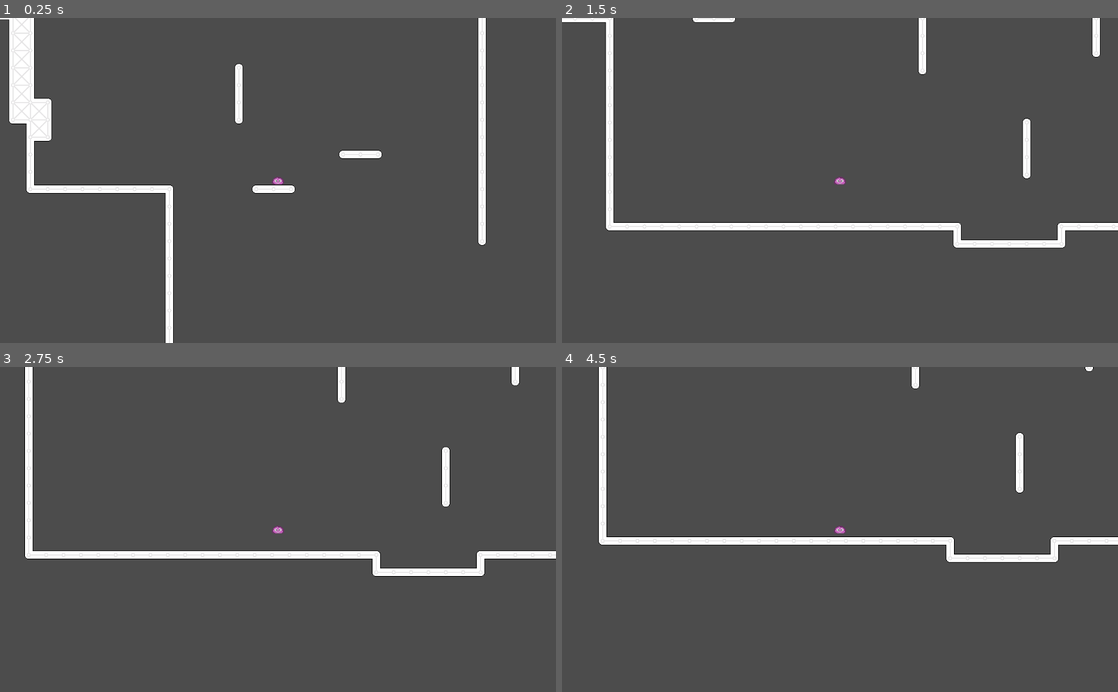
Above: before the commit, frames 1-4 (two rows, left to right).
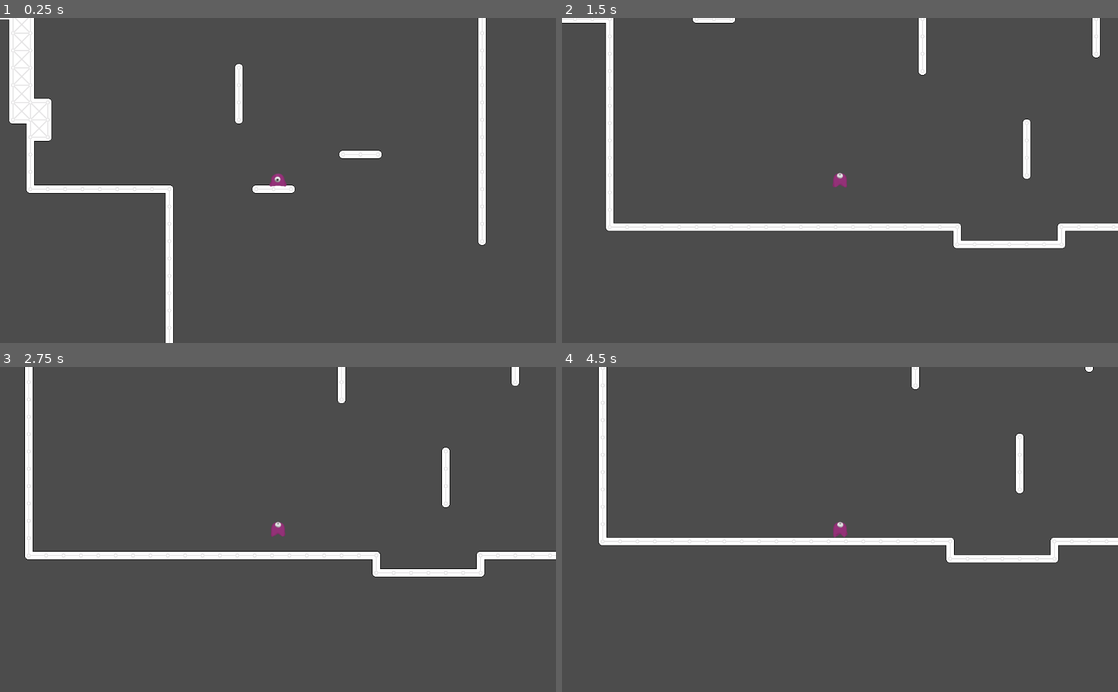
Above: after the commit, the same moments.

Repository: vinpogo/gd_Blob
Game: Godot game, scene res://World.tscn
Same seed, same stepped clock (60 frames per second), same inputs: the game is played once before the commit and once after it.
Inputs (mouse positions are in pixels of both pictures, inside the frame that each line leads up to):
- Up to frame 1 (0.25 s): no input
- Up to frame 2 (1.5 s): tap Enter (ui_accept) at 0.5 s; move the mouse to (962, 164) at 0.52 s; press the mouse at (962, 164) at 0.53 s; move the mouse to (728, 196) at 1.27 s; release the mouse at (728, 196) at 1.28 s; click (728, 196) at 1.35 s
- Up to frame 3 (2.75 s): click (166, 545) at 1.52 s; click (166, 545) at 1.82 s; move the mouse to (333, 458) at 2.02 s; press the mouse at (333, 458) at 2.03 s
- Up to frame 4 (4.5 s): move the mouse to (812, 594) at 2.77 s; release the mouse at (812, 594) at 2.78 s; click (812, 594) at 2.85 s; click (812, 594) at 3.02 s; click (812, 594) at 3.32 s; tap Enter (ui_accept) at 3.5, 4.25 s; move the mouse to (1006, 578) at 3.52 s; press the mouse at (1006, 578) at 3.53 s; move the mouse to (673, 480) at 4.27 s; release the mouse at (673, 480) at 4.28 s; click (673, 480) at 4.35 s

The runs differ from the first frame. In frame 1, less than 0.1% of the frame differs, in the area x 48-52%, y 47-52%; in frame 2, 1.1%, in the area x 0-100%, y 0-71%; in frame 3, 0.9%; in frame 4, 1.1%.

Commit message:
added jump and idle animations

Diff:
--- a/objects/player/Player.gd
+++ b/objects/player/Player.gd
@@ -32,6 +32,7 @@
 
 func jumpHandler():
 	if is_touching() && jump_count == 0:
+		$AnimatedSprite.play("jump")
 		jump_direction = get_global_mouse_position() - position
 		jump(jump_direction)
 	if!is_touching() && jump_count <= MAX_JUMPS:
@@ -57,6 +58,7 @@
 		oldCollide = newCollide
 
 func land():
+	$AnimatedSprite.play("idle")
 	onFloor = true
 	jump_count = 0
 	velocity = Vector2(0,0)
--- a/objects/player/Player.tscn
+++ b/objects/player/Player.tscn
@@ -1,20 +1,90 @@
-[gd_scene load_steps=4 format=2]
+[gd_scene load_steps=51 format=2]
 
 [ext_resource path="res://objects/player/Player.gd" type="Script" id=1]
-[ext_resource path="res://objects/player/blob.png" type="Texture" id=2]
+[ext_resource path="res://objects/player/idle/0001.png" type="Texture" id=2]
+[ext_resource path="res://objects/player/idle/0002.png" type="Texture" id=3]
+[ext_resource path="res://objects/player/idle/0003.png" type="Texture" id=4]
+[ext_resource path="res://objects/player/idle/0004.png" type="Texture" id=5]
+[ext_resource path="res://objects/player/idle/0005.png" type="Texture" id=6]
+[ext_resource path="res://objects/player/idle/0006.png" type="Texture" id=7]
+[ext_resource path="res://objects/player/idle/0007.png" type="Texture" id=8]
+[ext_resource path="res://objects/player/idle/0008.png" type="Texture" id=9]
+[ext_resource path="res://objects/player/idle/0009.png" type="Texture" id=10]
+[ext_resource path="res://objects/player/jump/0001.png" type="Texture" id=11]
+[ext_resource path="res://objects/player/jump/0002.png" type="Texture" id=12]
+[ext_resource path="res://objects/player/jump/0003.png" type="Texture" id=13]
+[ext_resource path="res://objects/player/jump/0004.png" type="Texture" id=14]
+[ext_resource path="res://objects/player/jump/0005.png" type="Texture" id=15]
+[ext_resource path="res://objects/player/jump/0006.png" type="Texture" id=16]
+[ext_resource path="res://objects/player/jump/0007.png" type="Texture" id=17]
+[ext_resource path="res://objects/player/jump/0008.png" type="Texture" id=18]
+[ext_resource path="res://objects/player/jump/0009.png" type="Texture" id=19]
+[ext_resource path="res://objects/player/idle-look/0001.png" type="Texture" id=20]
+[ext_resource path="res://objects/player/idle-look/0002.png" type="Texture" id=21]
+[ext_resource path="res://objects/player/idle-look/0003.png" type="Texture" id=22]
+[ext_resource path="res://objects/player/idle-look/0004.png" type="Texture" id=23]
+[ext_resource path="res://objects/player/idle-look/0005.png" type="Texture" id=24]
+[ext_resource path="res://objects/player/idle-look/0006.png" type="Texture" id=25]
+[ext_resource path="res://objects/player/idle-look/0007.png" type="Texture" id=26]
+[ext_resource path="res://objects/player/idle-look/0008.png" type="Texture" id=27]
+[ext_resource path="res://objects/player/idle-look/0009.png" type="Texture" id=28]
+[ext_resource path="res://objects/player/idle-look/0010.png" type="Texture" id=29]
+[ext_resource path="res://objects/player/jump-spin/0001.png" type="Texture" id=30]
+[ext_resource path="res://objects/player/jump-spin/0002.png" type="Texture" id=31]
+[ext_resource path="res://objects/player/jump-spin/0003.png" type="Texture" id=32]
+[ext_resource path="res://objects/player/jump-spin/0004.png" type="Texture" id=33]
+[ext_resource path="res://objects/player/jump-spin/0005.png" type="Texture" id=34]
+[ext_resource path="res://objects/player/jump-spin/0006.png" type="Texture" id=35]
+[ext_resource path="res://objects/player/jump-spin/0007.png" type="Texture" id=36]
+[ext_resource path="res://objects/player/jump-spin/0008.png" type="Texture" id=37]
+[ext_resource path="res://objects/player/jump-spin/0009.png" type="Texture" id=38]
+[ext_resource path="res://objects/player/jump-spin/0010.png" type="Texture" id=39]
+[ext_resource path="res://objects/player/jump-spin/0011.png" type="Texture" id=40]
+[ext_resource path="res://objects/player/jump-spin/0012.png" type="Texture" id=41]
+[ext_resource path="res://objects/player/jump-spin/0013.png" type="Texture" id=42]
+[ext_resource path="res://objects/player/jump-spin/0014.png" type="Texture" id=43]
+[ext_resource path="res://objects/player/jump-spin/0015.png" type="Texture" id=44]
+[ext_resource path="res://objects/player/jump-spin/0016.png" type="Texture" id=45]
+[ext_resource path="res://objects/player/jump-spin/0017.png" type="Texture" id=46]
+[ext_resource path="res://objects/player/jump-spin/0018.png" type="Texture" id=47]
+[ext_resource path="res://objects/player/jump-spin/0019.png" type="Texture" id=48]
 
-[sub_resource type="CircleShape2D" id=1]
-radius = 8.85013
+[sub_resource type="SpriteFrames" id=1]
+animations = [ {
+"frames": [ ExtResource( 2 ), ExtResource( 3 ), ExtResource( 4 ), ExtResource( 5 ), ExtResource( 6 ), ExtResource( 7 ), ExtResource( 8 ), ExtResource( 9 ), ExtResource( 10 ), ExtResource( 9 ), ExtResource( 7 ), ExtResource( 6 ), ExtResource( 5 ), ExtResource( 4 ), ExtResource( 3 ) ],
+"loop": true,
+"name": "idle",
+"speed": 18.0
+}, {
+"frames": [ ExtResource( 11 ), ExtResource( 12 ), ExtResource( 13 ), ExtResource( 14 ), ExtResource( 15 ), ExtResource( 16 ), ExtResource( 17 ), ExtResource( 18 ), ExtResource( 19 ), ExtResource( 18 ), ExtResource( 17 ), ExtResource( 16 ), ExtResource( 15 ), ExtResource( 14 ), ExtResource( 14 ), ExtResource( 12 ) ],
+"loop": true,
+"name": "jump",
+"speed": 30.0
+}, {
+"frames": [ ExtResource( 20 ), ExtResource( 21 ), ExtResource( 22 ), ExtResource( 23 ), ExtResource( 24 ), ExtResource( 25 ), ExtResource( 26 ), ExtResource( 27 ), ExtResource( 28 ), ExtResource( 29 ), ExtResource( 28 ), ExtResource( 27 ), ExtResource( 26 ), ExtResource( 25 ), ExtResource( 24 ), ExtResource( 23 ), ExtResource( 22 ), ExtResource( 21 ), ExtResource( 20 ) ],
+"loop": true,
+"name": "idle-look",
+"speed": 20.0
+}, {
+"frames": [ ExtResource( 30 ), ExtResource( 31 ), ExtResource( 32 ), ExtResource( 33 ), ExtResource( 34 ), ExtResource( 35 ), ExtResource( 36 ), ExtResource( 37 ), ExtResource( 38 ), ExtResource( 39 ), ExtResource( 40 ), ExtResource( 41 ), ExtResource( 42 ), ExtResource( 43 ), ExtResource( 44 ), ExtResource( 45 ), ExtResource( 46 ), ExtResource( 47 ), ExtResource( 48 ) ],
+"loop": true,
+"name": "jump-spin",
+"speed": 60.0
+} ]
+
+[sub_resource type="RectangleShape2D" id=2]
+extents = Vector2( 11.3177, 11.3429 )
 
 [node name="RigidBody2D" type="KinematicBody2D"]
 script = ExtResource( 1 )
 
-[node name="Sprite" type="Sprite" parent="."]
-scale = Vector2( 0.994892, 0.95403 )
-texture = ExtResource( 2 )
-vframes = 3
-hframes = 2
+[node name="AnimatedSprite" type="AnimatedSprite" parent="."]
+scale = Vector2( 0.5, 0.5 )
+frames = SubResource( 1 )
+animation = "jump"
+frame = 12
+playing = true
 
 [node name="CollisionShape2D" type="CollisionShape2D" parent="."]
-position = Vector2( -0.784241, 0.0220642 )
-shape = SubResource( 1 )
+position = Vector2( 0, -2 )
+shape = SubResource( 2 )
Binary file added: objects/player/idle-look/0001.png
Not shown, added: objects/player/idle-look/0001.png.import
Binary file added: objects/player/idle-look/0002.png
Not shown, added: objects/player/idle-look/0002.png.import
Binary file added: objects/player/idle-look/0003.png
Not shown, added: objects/player/idle-look/0003.png.import
Binary file added: objects/player/idle-look/0004.png
Not shown, added: objects/player/idle-look/0004.png.import
Binary file added: objects/player/idle-look/0005.png
Not shown, added: objects/player/idle-look/0005.png.import
Binary file added: objects/player/idle-look/0006.png
Not shown, added: objects/player/idle-look/0006.png.import
(and 82 more such lines)
